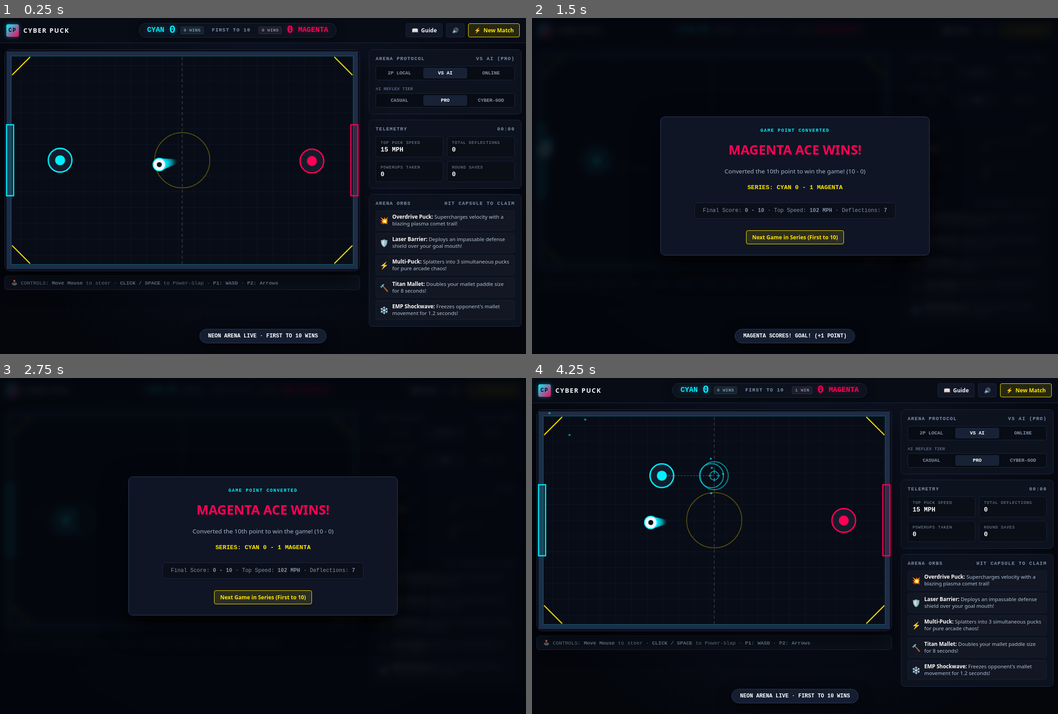
Above: before the commit, frames 1-4 (two rows, left to right).
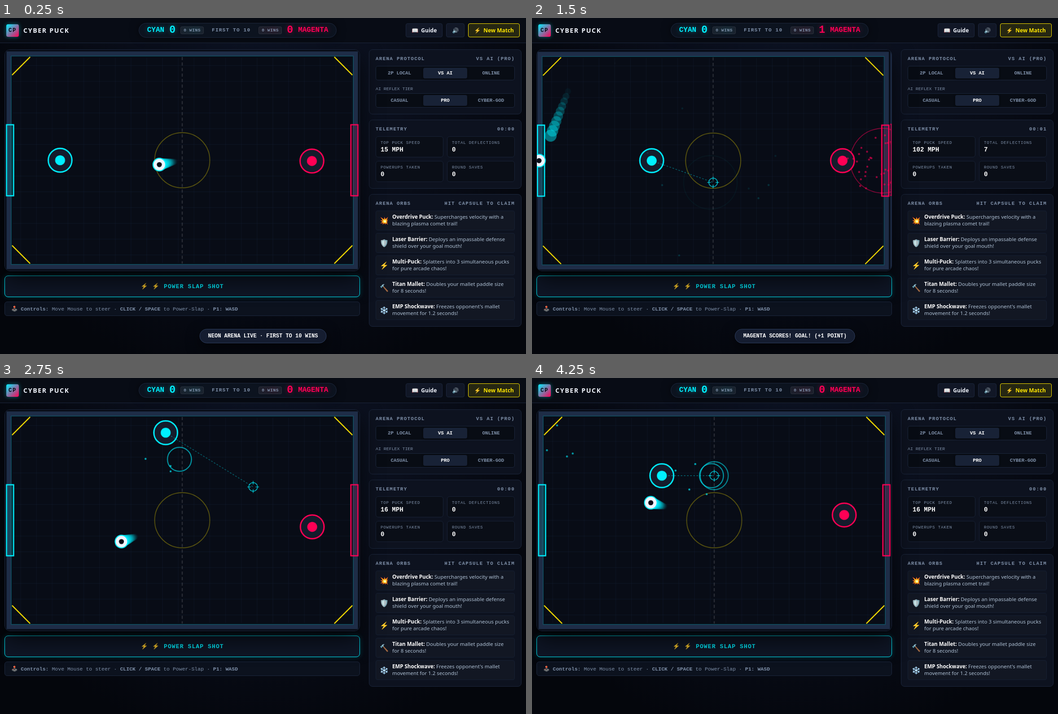
Above: after the commit, the same moments.

Repository: iamadzee/mini-games
Game: browser game, page battleline.html
Same seed, same stepped clock (60 frames per second), same inputs: the game is played once before the commit and once after it.
Inputs (mouse positions are in pixels of both pictures, inside the frame that each line leads up to):
- Up to frame 1 (0.25 s): no input
- Up to frame 2 (1.5 s): click (716, 159) at 0.27 s; hold D from 1.03 s (still down); click (716, 182) at 1.07 s; tap Space at 1.1 s
- Up to frame 3 (2.75 s): release D at 1.53 s; hold S 1.58-1.85 s; tap Space at 1.6, 2.1, 2.6 s; click (110, 498) at 1.67 s; hold A 1.9-2.47 s; click (447, 431) at 2.02 s, where only the run after the commit has a clickable "VS AI"; click (252, 485) at 2.27 s; tap Left at 2.52 s; hold W from 2.52 s (still down)
- Up to frame 4 (4.25 s): release W at 2.82 s; click (768, 562) at 2.87 s; hold D 2.87-3.53 s; tap Space at 3.1, 3.6, 4.1 s; click (626, 576) at 3.47 s; tap R at 3.52 s; hold W 3.58-3.82 s; hold A from 3.87 s (still down); click (716, 475) at 4.07 s

The runs differ from the first frame. In frame 1, 0.9% of the frame differs, in the area x 0-69%, y 76-89%; in frame 2, 12%, in the area x 0-100%, y 1-92%; in frame 3, 12%; in frame 4, 2.7%.

Commit message:
added more changes

Diff:
--- a/battleline.html
+++ b/battleline.html
@@ -2,7 +2,7 @@
 <html lang="en">
 <head>
     <meta charset="utf-8">
-    <meta name="viewport" content="width=device-width, initial-scale=1, viewport-fit=cover">
+    <meta name="viewport" content="width=device-width, initial-scale=1, viewport-fit=cover, maximum-scale=1, user-scalable=no">
     <meta name="theme-color" content="#060912">
     <meta name="description" content="Cyber Puck: Neon Air Hockey. A hyper-kinetic 2-player physics sports duel. Real kinetic collisions, power-up capsules, bank shots, and intelligent AI opponents.">
     <link rel="manifest" href="./manifest.json">
@@ -480,9 +480,131 @@
             transform: translateX(-50%) translateY(0);
         }
 
+        /* Mobile On-Screen Slap Action Bar */
+        .mobile-slap-bar {
+            width: 100%;
+            max-width: 860px;
+            display: flex;
+            gap: 10px;
+            margin-top: 10px;
+        }
+
+        .mobile-slap-btn {
+            flex: 1;
+            min-height: 48px;
+            border-radius: 8px;
+            border: 1px solid var(--border-bright);
+            background: #0f1626;
+            color: #fff;
+            font-family: var(--font-mono);
+            font-weight: 850;
+            font-size: 0.82rem;
+            letter-spacing: 0.08em;
+            display: flex;
+            align-items: center;
+            justify-content: center;
+            gap: 8px;
+            cursor: pointer;
+            touch-action: manipulation;
+            user-select: none;
+            -webkit-user-select: none;
+            transition: all 0.12s ease;
+        }
+
+        .mobile-slap-btn.slap-p1 {
+            border-color: var(--cyan);
+            color: var(--cyan);
+            box-shadow: 0 0 12px rgba(0, 240, 255, 0.2), inset 0 0 10px rgba(0, 240, 255, 0.05);
+        }
+
+        .mobile-slap-btn.slap-p1:active, .mobile-slap-btn.slap-p1.active {
+            background: rgba(0, 240, 255, 0.22);
+            box-shadow: 0 0 20px var(--cyan-glow);
+            transform: scale(0.97);
+        }
+
+        .mobile-slap-btn.slap-p2 {
+            border-color: var(--pink);
+            color: var(--pink);
+            box-shadow: 0 0 12px rgba(255, 0, 85, 0.2), inset 0 0 10px rgba(255, 0, 85, 0.05);
+        }
+
+        .mobile-slap-btn.slap-p2:active, .mobile-slap-btn.slap-p2.active {
+            background: rgba(255, 0, 85, 0.22);
+            box-shadow: 0 0 20px var(--pink-glow);
+            transform: scale(0.97);
+        }
+
+        /* Mobile Responsive Viewports */
         @media (max-width: 960px) {
-            main.arena-theater { grid-template-columns: 1fr; }
-            .rink-card { max-width: 100%; aspect-ratio: 16 / 10; }
+            main.arena-theater {
+                grid-template-columns: 1fr;
+                padding: 10px clamp(8px, 2vw, 16px) 20px;
+                gap: 14px;
+            }
+            .rink-card {
+                max-width: 100%;
+                aspect-ratio: 16 / 10;
+            }
+        }
+
+        @media (max-width: 680px) {
+            header.topbar {
+                padding: 0 10px;
+                min-height: 50px;
+            }
+            .brand-link span:not(.brand-mark) {
+                display: none;
+            }
+            .scoreboard-center {
+                padding: 3px 10px;
+                gap: 8px;
+            }
+            .score-side span:first-child {
+                font-size: 0.65rem;
+            }
+            .score-num {
+                font-size: 1.25rem;
+                min-width: 16px;
+            }
+            .score-center-col {
+                min-width: 65px;
+            }
+            .score-divider {
+                font-size: 0.62rem;
+            }
+            .game-point-pill {
+                font-size: 0.55rem;
+                padding: 1px 6px;
+            }
+            .games-badge {
+                display: none;
+            }
+            .action-btn span:last-child {
+                display: none;
+            }
+            .action-btn {
+                padding: 6px 9px;
+                font-size: 0.85rem;
+            }
+            .controls-hint-bar {
+                font-size: 0.66rem;
+                padding: 6px 10px;
+            }
+            .mobile-slap-btn {
+                min-height: 44px;
+                font-size: 0.76rem;
+            }
+        }
+
+        @media (max-width: 420px) {
+            .score-side span:first-child {
+                display: none;
+            }
+            .scoreboard-center {
+                gap: 6px;
+                padding: 2px 8px;
+            }
         }
     </style>
 </head>
@@ -529,6 +651,18 @@
         <section style="display:flex; flex-direction:column; align-items:center;" aria-label="Cyber Puck Arena">
             <div class="rink-card">
                 <canvas id="rinkCanvas" width="900" height="560"></canvas>
+            </div>
+
+            <!-- On-Screen Mobile Slap Action Bar -->
+            <div class="mobile-slap-bar" id="mobileSlapBar">
+                <button class="mobile-slap-btn slap-p1" id="mobileSlapP1Btn" type="button" aria-label="Player 1 Power Slap">
+                    <span class="slap-icon">⚡</span>
+                    <span class="slap-label" id="mobileSlapP1Label">POWER SLAP SHOT</span>
+                </button>
+                <button class="mobile-slap-btn slap-p2" id="mobileSlapP2Btn" type="button" aria-label="Player 2 Power Slap" style="display:none;">
+                    <span class="slap-icon">⚡</span>
+                    <span class="slap-label" id="mobileSlapP2Label">P2 SLAP (MAGENTA)</span>
+                </button>
             </div>
 
             <div class="controls-hint-bar">
@@ -635,9 +769,9 @@
             <p><strong>The Objective:</strong> Out-maneuver your rival on the zero-friction air hockey table. Smash the …(245 unchanged characters)…
 
             <p><strong>🕹️ Paddle Controls:</strong><br>
+            • <strong>Mobile &amp; Tablet:</strong> Touch &amp; drag anywhere on screen to steer your mallet with real kinetic momentum! Tap the rink or use the on-screen <strong>[⚡ SLAP]</strong> button to unleash supersonic power strikes. In 2P Local mode, two players play simultaneously on one screen (left half vs right half multi-touch)!<br>
             • <strong>Player 1 (Cyan / Left):</strong> Move with <strong>W, A, S, D</strong> or <strong>Mouse</strong>. Power-Slap with <strong>Space / F</strong> or <strong>Left-Click</strong>.<br>
             • <strong>Player 2 (Magenta / Right in 2P):</strong> Move with <strong>Arrow Keys (↑, ↓, ←, →)</strong>. Power-Slap with <strong>Enter / Numpad 0</strong>.<br>
-            • <strong>Mobile / Tablet 2-Player:</strong> Independent multi-touch — Player 1 touches the left half, Player 2 touches the right half.<br>
             • <strong>Center Line Boundary:</strong> You cannot cross into the opponent's half of the table.
             </p>
 
@@ -761,6 +895,7 @@
             let scoreP2 = 0;
             let gamesWonP1 = 0;
             let gamesWonP2 = 0;
+            let isGoalTransition = false;
             let isGamePoint = false;
             let gamePointAnnounced = false;
             let matchTimeSeconds = 0;
@@ -901,6 +1036,7 @@
                     gamesWonP1 = 0;
                     gamesWonP2 = 0;
                 }
+                isGoalTransition = false;
                 isGamePoint = false;
                 gamePointAnnounced = false;
                 matchTimeSeconds = 0;
@@ -919,6 +1055,7 @@
 
                 document.getElementById('gameOverModal').classList.remove('open');
                 updateUI();
+                updateControlsHint();
                 showToast('NEON ARENA LIVE · FIRST TO 10 WINS');
             }
 
@@ -997,6 +1134,9 @@
                 if (gameMode === 'ai') {
                     updateAiTactics(dt);
                 }
+
+                // If in goal celebration / transition, pause puck physics so goal can only trigger once
+                if (isGoalTransition) return;
 
                 // 3. Move Pucks & Collision Handling (with 4x Sub-stepping for Continuous Collision Detection)
                 const SUB_STEPS = 4;
@@ -1313,9 +1453,14 @@
                6. GOAL & POWERUP HANDLERS
                ======================================================== */
             function handleGoalScored(scorer) {
+                // Prevent duplicate goal triggers on consecutive frames or sub-steps
+                if (isGoalTransition || gameOver) return;
+                isGoalTransition = true;
+
                 sfxGoal();
-                goalShakeTimer = 20;
-
+                goalShakeTimer = 22;
+
+                // Award strictly 1 point for the goal
                 if (scorer === 1) {
                     scoreP1++;
                     spawnShockwave(20, RINK_HEIGHT / 2, '#00f0ff');
@@ -1328,6 +1473,15 @@
                     showToast('MAGENTA SCORES! GOAL! (+1 POINT)');
                 }
 
+                // Immediately neutralize puck velocities and park in goal net
+                pucks.forEach(p => {
+                    p.vx = 0;
+                    p.vy = 0;
+                    p.isOverdrive = false;
+                    p.x = scorer === 1 ? RINK_WIDTH - 8 : 8;
+                    p.y = RINK_HEIGHT / 2;
+                });
+
                 updateUI();
 
                 // Check Match Win (First to 10 Points)
@@ -1341,9 +1495,14 @@
                 // Check Game Point Tension Announcement
                 checkGamePointNotification();
 
-                // Reset for next puck face-off
+                // Reset for next puck face-off after celebration delay
                 resetPaddles();
-                setTimeout(() => resetPuck(scorer === 1 ? 2 : 1), 600);
+                setTimeout(() => {
+                    if (!gameOver) {
+                        resetPuck(scorer === 1 ? 2 : 1);
+                        isGoalTransition = false;
+                    }
+                }, 750);
             }
 
             function triggerGameOver(winner) {
@@ -1901,8 +2060,9 @@
                 }
             }
 
-            // Pointer Events: Pointerdown (Instant click response & pointer capture)
+            // Pointer Events: Desktop Mouse Tracking (ignoring touch to avoid double triggers)
             canvas.addEventListener('pointerdown', e => {
+                if (e.pointerType === 'touch') return;
                 updateCanvasRect();
                 try { canvas.setPointerCapture(e.pointerId); } catch(_) {}
                 const pos = getCanvasPos(e.clientX, e.clientY);
@@ -1910,9 +2070,8 @@
                 mouseCursor.y = pos.y;
                 mouseCursor.visible = true;
 
-                // In 2P Local mode, mouse click belongs to Player 1 unless it is a touch on the right half
                 let controlledMallet = p1;
-                if (gameMode === 'local' && e.pointerType === 'touch' && pos.x > RINK_WIDTH / 2) {
+                if (gameMode === 'local' && pos.x > RINK_WIDTH / 2) {
                     controlledMallet = p2;
                 }
 
@@ -1920,8 +2079,8 @@
                 triggerPowerStrike(pos.x, pos.y, controlledMallet);
             });
 
-            // Pointermove: Window-wide so fast mouse swipes never drop
             window.addEventListener('pointermove', e => {
+                if (e.pointerType === 'touch') return;
                 const pos = getCanvasPos(e.clientX, e.clientY);
                 mouseCursor.x = pos.x;
                 mouseCursor.y = pos.y;
@@ -1945,7 +2104,8 @@
                 }
             });
 
-            canvas.addEventListener('pointerenter', () => {
+            canvas.addEventListener('pointerenter', e => {
+                if (e.pointerType === 'touch') return;
                 updateCanvasRect();
                 mouseCursor.visible = true;
             });
@@ -1964,53 +2124,148 @@
                 try { canvas.releasePointerCapture(e.pointerId); } catch(_) {}
             });
 
-            // Multi-touch tracking for 2-Player tablet / mobile play
-            let p1TouchId = null;
-            let p2TouchId = null;
-
-            canvas.addEventListener('touchstart', e => {
+            // High-Performance Multi-Touch Engine for Mobile & Tablet
+            const activeTouches = {};
+
+            function handleTouchStart(e) {
                 e.preventDefault();
                 updateCanvasRect();
                 initAudio();
+
                 for (let i = 0; i < e.changedTouches.length; i++) {
                     const t = e.changedTouches[i];
                     const pos = getCanvasPos(t.clientX, t.clientY);
-                    if (pos.x <= RINK_WIDTH / 2) {
-                        p1TouchId = t.identifier;
+
+                    let targetMallet = p1;
+                    if (gameMode === 'local') {
+                        targetMallet = pos.x <= RINK_WIDTH / 2 ? p1 : p2;
+                    }
+
+                    activeTouches[t.identifier] = {
+                        mallet: targetMallet,
+                        lastX: pos.x,
+                        lastY: pos.y,
+                        lastTime: performance.now()
+                    };
+
+                    if (targetMallet === p1) {
                         p1.targetX = Math.min(RINK_WIDTH / 2 - 12 - p1.radius, pos.x);
                         p1.targetY = pos.y;
-                        triggerPowerStrike(pos.x, pos.y, p1);
-                    } else if (gameMode === 'local') {
-                        p2TouchId = t.identifier;
+                    } else {
                         p2.targetX = Math.max(RINK_WIDTH / 2 + 12 + p2.radius, pos.x);
                         p2.targetY = pos.y;
-                        triggerPowerStrike(pos.x, pos.y, p2);
                     }
-                }
-            }, { passive: false });
-
-            canvas.addEventListener('touchmove', e => {
+
+                    triggerPowerStrike(pos.x, pos.y, targetMallet);
+                    if (navigator.vibrate) try { navigator.vibrate(15); } catch(_) {}
+                }
+            }
+
+            function handleTouchMove(e) {
                 e.preventDefault();
+                const now = performance.now();
+
                 for (let i = 0; i < e.touches.length; i++) {
                     const t = e.touches[i];
                     const pos = getCanvasPos(t.clientX, t.clientY);
-                    if (t.identifier === p1TouchId || (p1TouchId === null && pos.x <= RINK_WIDTH / 2)) {
+                    let record = activeTouches[t.identifier];
+
+                    if (!record) {
+                        let targetMallet = p1;
+                        if (gameMode === 'local') {
+                            targetMallet = pos.x <= RINK_WIDTH / 2 ? p1 : p2;
+                        }
+                        record = {
+                            mallet: targetMallet,
+                            lastX: pos.x,
+                            lastY: pos.y,
+                            lastTime: now
+                        };
+                        activeTouches[t.identifier] = record;
+                    }
+
+                    // Calculate touch delta velocity for kinetic momentum strikes
+                    const dt = (now - record.lastTime) / 1000;
+                    if (dt > 0.001 && dt < 0.15) {
+                        const instVx = (pos.x - record.lastX) / dt;
+                        const instVy = (pos.y - record.lastY) / dt;
+                        record.mallet.swingVx = record.mallet.swingVx * 0.35 + instVx * 0.65;
+                        record.mallet.swingVy = record.mallet.swingVy * 0.35 + instVy * 0.65;
+                    }
+                    record.lastX = pos.x;
+                    record.lastY = pos.y;
+                    record.lastTime = now;
+
+                    if (record.mallet === p1) {
                         p1.targetX = Math.min(RINK_WIDTH / 2 - 12 - p1.radius, pos.x);
                         p1.targetY = pos.y;
-                    } else if (gameMode === 'local' && (t.identifier === p2TouchId || (p2TouchId === null && pos.x > RINK_WIDTH / 2))) {
+                    } else {
                         p2.targetX = Math.max(RINK_WIDTH / 2 + 12 + p2.radius, pos.x);
                         p2.targetY = pos.y;
                     }
                 }
-            }, { passive: false });
-
-            canvas.addEventListener('touchend', e => {
+            }
+
+            function handleTouchEnd(e) {
                 for (let i = 0; i < e.changedTouches.length; i++) {
-                    const t = e.changedTouches[i];
-                    if (t.identifier === p1TouchId) p1TouchId = null;
-                    if (t.identifier === p2TouchId) p2TouchId = null;
-                }
-            });
+                    delete activeTouches[e.changedTouches[i].identifier];
+                }
+            }
+
+            canvas.addEventListener('touchstart', handleTouchStart, { passive: false });
+            canvas.addEventListener('touchmove', handleTouchMove, { passive: false });
+            canvas.addEventListener('touchend', handleTouchEnd, { passive: false });
+            canvas.addEventListener('touchcancel', handleTouchEnd, { passive: false });
+            window.addEventListener('orientationchange', () => setTimeout(updateCanvasRect, 200));
+
+            // On-Screen Mobile Slap Shot Buttons
+            const slapP1Btn = document.getElementById('mobileSlapP1Btn');
+            const slapP2Btn = document.getElementById('mobileSlapP2Btn');
+
+            function triggerSlapP1(e) {
+                if (e) e.preventDefault();
+                initAudio();
+                slapP1Btn.classList.add('active');
+                setTimeout(() => slapP1Btn.classList.remove('active'), 140);
+                triggerPowerStrike(p1.x + 35, p1.y, p1);
+                if (navigator.vibrate) try { navigator.vibrate(25); } catch(_) {}
+            }
+
+            function triggerSlapP2(e) {
+                if (e) e.preventDefault();
+                initAudio();
+                slapP2Btn.classList.add('active');
+                setTimeout(() => slapP2Btn.classList.remove('active'), 140);
+                triggerPowerStrike(p2.x - 35, p2.y, p2);
+                if (navigator.vibrate) try { navigator.vibrate(25); } catch(_) {}
+            }
+
+            slapP1Btn.addEventListener('pointerdown', triggerSlapP1);
+            slapP2Btn.addEventListener('pointerdown', triggerSlapP2);
+
+            function updateControlsHint() {
+                const hintEl = document.getElementById('controlsHintText');
+                const slapP1Label = document.getElementById('mobileSlapP1Label');
+                const isTouch = ('ontouchstart' in window) || (navigator.maxTouchPoints > 0);
+
+                if (gameMode === 'local') {
+                    if (hintEl) {
+                        hintEl.innerHTML = isTouch
+                            ? '<span>📱 <strong>2P Local Mobile:</strong> P1 (Cyan) drags left · P2 (Magenta) drags right · Tap [SLAP] to strike!</span>'
+                            : '<span>🕹️ <strong>P1 (Cyan):</strong> WASD / Mouse (Space = Slap) · <strong>P2 (Magenta):</strong> Arrows (Enter = Slap)</span>';
+                    }
+                    if (slapP1Label) slapP1Label.textContent = 'P1 SLAP (CYAN)';
+                    if (slapP2Btn) slapP2Btn.style.display = 'flex';
+                } else {
+                    if (hintEl) {
+                        hintEl.innerHTML = isTouch
+                            ? '<span>📱 <strong>Touch Play:</strong> Drag finger to steer mallet · Tap screen or [⚡ POWER SLAP] to strike</span>'
+                            : '<span>🕹️ <strong>Controls:</strong> Move Mouse to steer · <strong>CLICK / SPACE</strong> to Power-Slap · <strong>P1: WASD</strong></span>';
+                    }
+                    if (slapP1Label) slapP1Label.textContent = '⚡ POWER SLAP SHOT';
+                    if (slapP2Btn) slapP2Btn.style.display = 'none';
+                }
+            }
 
             // Keyboard event listeners for WASD, Arrow Keys, and Power-Slap
             window.addEventListener('keydown', e => {
@@ -2070,12 +2325,9 @@
                 aiTierRow.style.display = 'none';
                 onlineRow.style.display = 'none';
                 document.getElementById('modeStatusLabel').textContent = '2P LOCAL · P1 vs P2';
-                const hintEl = document.getElementById('controlsHintText');
-                if (hintEl) {
-                    hintEl.innerHTML = '<span>🕹️ <strong>P1 (Cyan):</strong> WASD / Mouse (Space = Slap) · <strong>P2 (Magenta):</strong> Arrows (Enter = Slap)</span>';
-                }
+                updateControlsHint();
                 resetMatch();
-                showToast('2-PLAYER LOCAL READY: P1 [WASD] vs P2 [ARROWS]');
+                showToast('2-PLAYER LOCAL READY: P1 [WASD/LEFT] vs P2 [ARROWS/RIGHT]');
             });
 
             modeAiBtn.addEventListener('click', () => {
@@ -2086,10 +2338,7 @@
                 aiTierRow.style.display = 'block';
                 onlineRow.style.display = 'none';
                 document.getElementById('modeStatusLabel').textContent = `VS AI (${aiTier.toUpperCase()})`;
-                const hintEl = document.getElementById('controlsHintText');
-                if (hintEl) {
-                    hintEl.innerHTML = '<span>🕹️ CONTROLS: <strong>Move Mouse</strong> to steer · <strong>CLICK / SPACE</strong> to Power-Slap · <strong>P1: WASD</strong> · <strong>P2: Arrows</strong></span>';
-                }
+                updateControlsHint();
                 resetMatch();
             });
 
@@ -2101,6 +2350,7 @@
                 aiTierRow.style.display = 'none';
                 onlineRow.style.display = 'block';
                 document.getElementById('modeStatusLabel').textContent = 'ONLINE ROOM';
+                updateControlsHint();
                 resetMatch();
             });
 
--- a/index.html
+++ b/index.html
@@ -292,7 +292,7 @@
                     <span class="feature-index">GAME 04 / KINETIC SPORTS DUEL</span>
                     <h3>Cyber Puck:<br>Neon Air Hockey</h3>
                     <p>Fast-paced neon air hockey with real 2D momentum physics! Smash bank shots off cushions, claim supersonic Overdrive or Multi-Puck power-ups, and duel your rival or the Cyber-God AI to 10 points with intense Game Point tension.</p>
-                    <div class="feature-meta"><span>TWO PLAYER</span><span>VS AI (3 TIERS)</span><span>ONLINE ROOMS</span></div>
+                    <div class="feature-meta"><span>TWO PLAYER</span><span>VS AI (3 TIERS)</span><span>MOBILE &amp; DESKTOP</span></div>
                     <div class="feature-actions">
                         <a class="play-link" href="battleline.html"><span>Enter the Rink</span><span aria-hidden="true">&#8594;</span></a>
                         <button class="guide-btn" type="button" data-game="battleline">📖 Guide</button>
@@ -499,7 +499,7 @@
                             <ul>
                                 <li>🎮 <strong>Player 1 (Cyan / Left):</strong> Steer with <strong>W, A, S, D</strong> or <strong>Mouse</strong> · Power-Slap with <strong>Space / F</strong> or <strong>Left-Click</strong>.</li>
                                 <li>🕹️ <strong>Player 2 (Magenta / Right in 2P):</strong> Steer with <strong>Arrow Keys (↑, ↓, ←, →)</strong> · Power-Slap with <strong>Enter / Numpad 0</strong>.</li>
-                                <li>📱 <strong>Mobile 2-Player:</strong> Independent multi-touch — Player 1 touches left half, Player 2 touches right half.</li>
+                                <li>📱 <strong>Mobile &amp; Tablet:</strong> Touch &amp; drag to steer your mallet with real kinetic momentum! Tap screen or use the on-screen [⚡ SLAP] button to strike. In 2P Local mode, enjoy simultaneous split-screen multi-touch (P1 left, P2 right).</li>
                                 <li>🛡️ <strong>45° Corner Bevels:</strong> Angled tournament corner bevels deflect pucks outward into open ice with exact normal reflection.</li>
                             </ul>
                         </div>
--- a/sw.js
+++ b/sw.js
@@ -1,4 +1,4 @@
-const CACHE_NAME = 'mini-games-arcade-v27';
+const CACHE_NAME = 'mini-games-arcade-v28';
 const APP_FILES = ['.', 'index.html', 'ricochet.html', 'duel.html', 'chess.html', 'battleline.html', 'manifest.json', 'icon.svg', 'sw.js'];
 
 self.addEventListener('install', (event) => {
